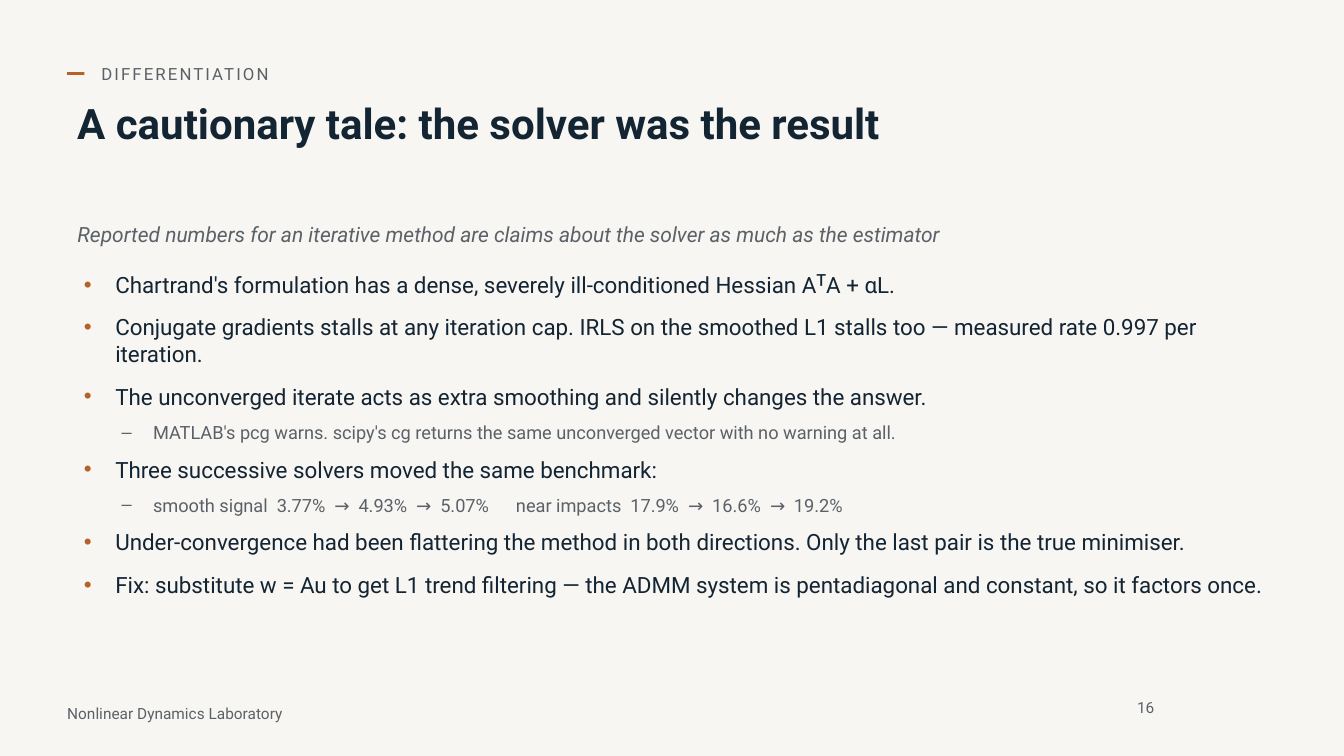
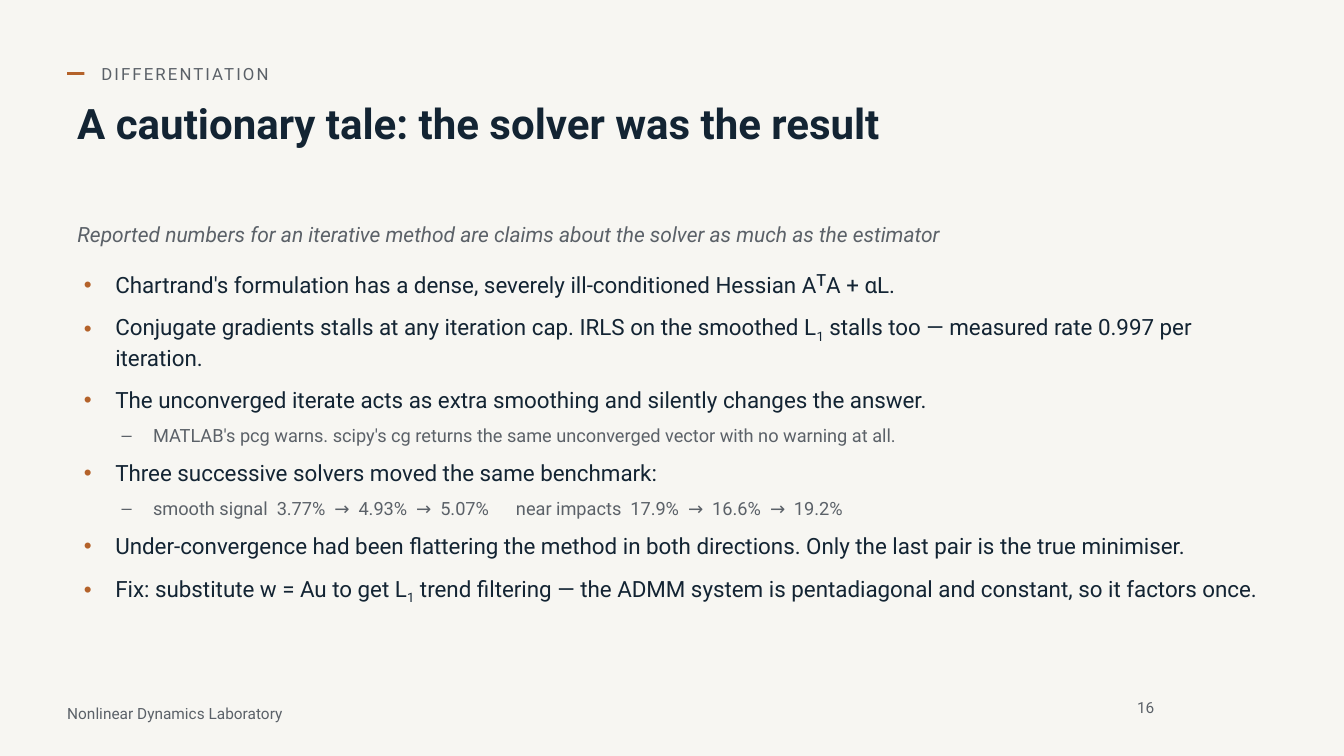
Before and after one commit to nld-uri/kinematics-toolbox, a slide deck: slide 16 of talk/differentiation_integration_talk.pptx. Drawn at 1344x756 pixels with LibreOffice and Linux fonts; fonts in the diff are those of the drawing; background and template pictures are left out. Boxes give left, top, right and bottom in pixels: in the first picture for what was removed or moved away, otherwise in the second. Text is boxed around its words. In the diff, an @@ line names an element or a change of style, - is before the commit and + after.

```diff
--- a/talk/differentiation_integration_talk.pptx
+++ b/talk/differentiation_integration_talk.pptx
@@ text at (x1=115, y1=318, x2=1257, y2=602): now subscript in "L1", "L1" @@
```
Also in this commit, not shown: 9 other slides changed, 5 other files.
